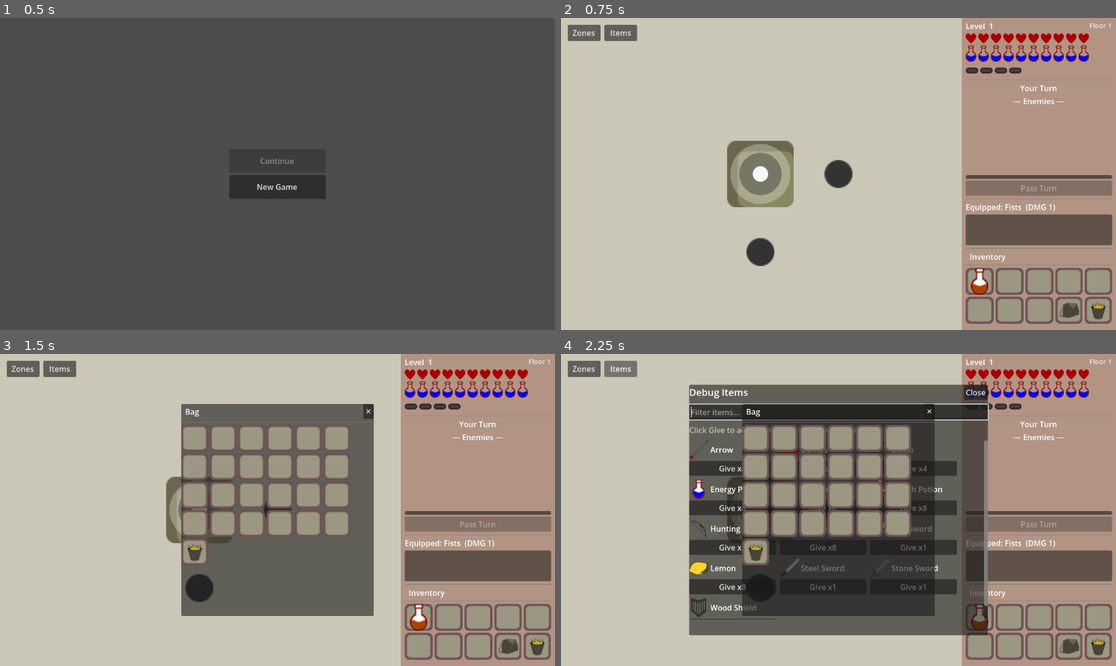
Above: before the commit, frames 1-4 (two rows, left to right).
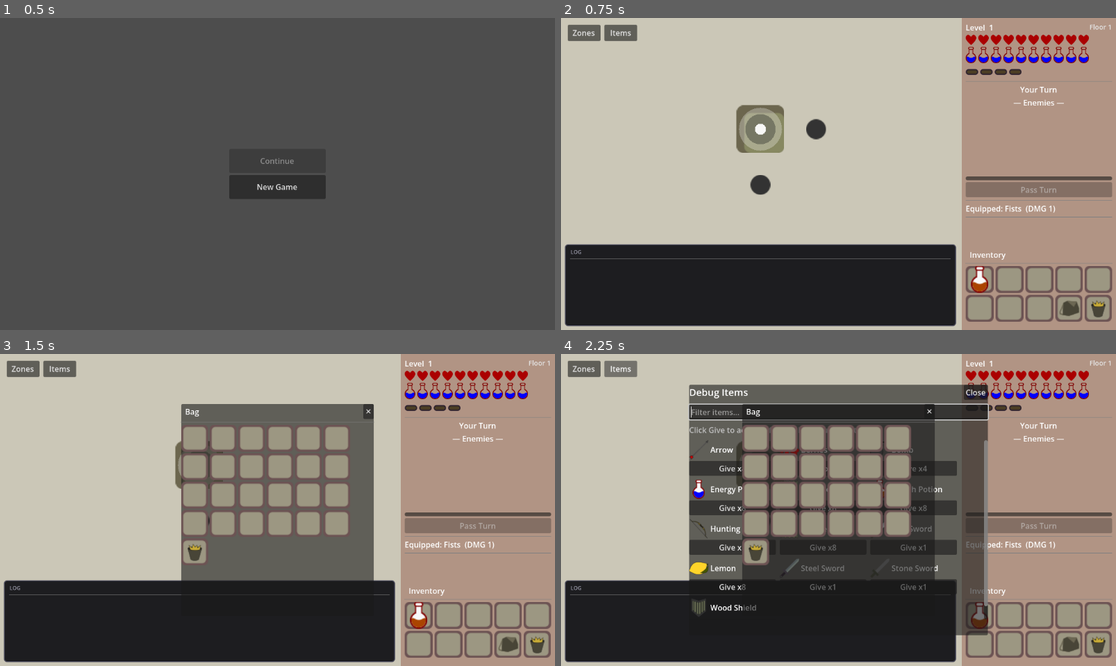
Above: after the commit, the same moments.

Repository: jiexdrop/run-reset
Game: Godot game, scene res://scenes/init.tscn
Two runs of this game, one before a commit and one after it. Both use one fixed random seed, a clock stepped at 60 frames per second and the inputs below.
Inputs (mouse positions are in pixels of both pictures, inside the frame that each line leads up to; where the layout moved, square brackets give the same spot in the first picture):
- Up to frame 1 (0.5 s): no input
- Up to frame 2 (0.75 s): click "New Game" at 0.5 s
- Up to frame 3 (1.5 s): click (510, 644) [510, 647] at 1.25 s
- Up to frame 4 (2.25 s): click "Items" at 2 s

Frame 1 is identical in both runs. In frame 2, 29% of the frame differs, in the area x 0-100%, y 1-99%; in frame 3, 26%; in frame 4, 23%.

Commit message:
chat log

Diff:
--- /dev/null
+++ b/scenes/chat_log.gd
@@ -0,0 +1,114 @@
+extends PanelContainer
+class_name ChatLog
+
+
+## ChatLog — bottom-left message window. Finds itself via group "chat_log";
+## combat_ui.gd forwards every _log() call here. Children are built in code.
+
+
+const MAX_PARAGRAPHS := 200
+const FONT_SIZE      := 14
+const HEADER_SIZE    := 11
+
+
+const COLOR_DEFAULT := Color(0.89, 0.89, 0.91)
+const COLOR_DAMAGE  := Color(1.00, 0.56, 0.52)
+const COLOR_STATUS  := Color(0.66, 0.84, 1.00)
+const COLOR_REWARD  := Color(1.00, 0.85, 0.42)
+const COLOR_HEAL    := Color(0.60, 0.90, 0.62)
+const COLOR_SYSTEM  := Color(0.62, 0.62, 0.68)
+
+
+var _text: RichTextLabel
+var _has_content := false
+
+
+
+
+func _ready() -> void:
+	add_to_group("chat_log")
+
+
+	var sb := StyleBoxFlat.new()
+	sb.bg_color = Color(0.07, 0.07, 0.09, 0.94)
+	sb.border_color = Color(0.28, 0.28, 0.34, 1.0)
+	sb.set_border_width_all(2)
+	sb.set_corner_radius_all(6)
+	sb.content_margin_left   = 12
+	sb.content_margin_right  = 12
+	sb.content_margin_top    = 8
+	sb.content_margin_bottom = 8
+	add_theme_stylebox_override("panel", sb)
+
+
+	var vbox := VBoxContainer.new()
+	vbox.add_theme_constant_override("separation", 4)
+	add_child(vbox)
+
+
+	var header := Label.new()
+	header.text = "LOG"
+	header.add_theme_font_size_override("font_size", HEADER_SIZE)
+	header.add_theme_color_override("font_color", COLOR_SYSTEM)
+	vbox.add_child(header)
+
+
+	vbox.add_child(HSeparator.new())
+
+
+	_text = RichTextLabel.new()
+	_text.size_flags_vertical = Control.SIZE_EXPAND_FILL
+	_text.size_flags_horizontal = Control.SIZE_EXPAND_FILL
+	_text.bbcode_enabled = true
+	_text.scroll_active = true
+	_text.scroll_following = true
+	_text.fit_content = false
+	_text.selection_enabled = false
+	_text.context_menu_enabled = false
+	_text.autowrap_mode = TextServer.AUTOWRAP_WORD_SMART
+	_text.mouse_filter = Control.MOUSE_FILTER_PASS
+	_text.add_theme_font_size_override("normal_font_size", FONT_SIZE)
+	_text.add_theme_color_override("default_color", COLOR_DEFAULT)
+	_text.add_theme_constant_override("line_separation", 3)
+	vbox.add_child(_text)
+
+
+
+
+func add_message(msg: String) -> void:
+	if msg == "" or _text == null:
+		return
+	var safe := msg.replace("[", "[lb]")
+	var line := "[color=#%s]%s[/color]" % [_color_for(msg).to_html(false), safe]
+	if _has_content:
+		_text.append_text("\n" + line)
+	else:
+		_text.append_text(line)
+		_has_content = true
+	while _text.get_paragraph_count() > MAX_PARAGRAPHS:
+		_text.remove_paragraph(0)
+
+
+
+
+## Keyword-based tint so damage, status, loot and rejected actions can be
+## told apart at a glance. Purely cosmetic: unmatched lines use the default.
+func _color_for(msg: String) -> Color:
+	for k in ["Wait for your turn", "Not enough", "pack is full", "need a Hunting Bow",
+			"already", "nothing to hit", "No enemy", "deflect", "scatter harmlessly"]:
+		if msg.contains(k):
+			return COLOR_SYSTEM
+	for k in [" hits you", "explodes!", "Poison flares", "gets through", "You died"]:
+		if msg.contains(k):
+			return COLOR_DAMAGE
+	for k in ["poisoned", "freezes", "frozen", "thaws", "Electrified", "stunned",
+			"Poison wears off", "current leaves", "steals"]:
+		if msg.contains(k):
+			return COLOR_STATUS
+	for k in ["Level up", "dropped:", "Picked up"]:
+		if msg.contains(k):
+			return COLOR_REWARD
+	for k in ["restore", "pick some berries"]:
+		if msg.contains(k):
+			return COLOR_HEAL
+	return COLOR_DEFAULT
--- a/scenes/combat_ui.gd
+++ b/scenes/combat_ui.gd
@@ -50,7 +50,6 @@
 @onready var mob_row:          HBoxContainer   = $MarginContainer/ContentArea/VBox/CombatSection/MobCarousel/MobScroll/MobRow
 @onready var attack_bar:       HFlowContainer  = $MarginContainer/ContentArea/VBox/AttackBar
 @onready var combat_section:   Control         = $MarginContainer/ContentArea/VBox/CombatSection
-@onready var log_label:        RichTextLabel   = $MarginContainer/ContentArea/VBox/LogLabel
 @onready var inv_ui:           Control         = $MarginContainer/ContentArea/InventoryUI
 @onready var effect_badge:     Control         = $MarginContainer/ContentArea/VBox/StatsSection/LevelRow/EffectBadge
 @onready var effect_icon:      TextureRect     = $MarginContainer/ContentArea/VBox/StatsSection/LevelRow/EffectBadge/Icon
@@ -66,6 +65,7 @@
 const CARD_WIDTH = 130
 
 var _bag_ui: Control = null
+var _chat: Node = null
 const ICONS_PER_ROW = 12
 
 const DEATH_VFX_DURATION = 1.5
@@ -84,7 +84,6 @@
 
 func _ready() -> void:
 	add_to_group("combat_ui")
-	_setup_log_label()
 	_setup_floor_label()
 	refresh_stats()
 	pass_turn_button.disabled = true
@@ -1116,20 +1115,13 @@
 
 
 func _log(msg: String, tooltip_msg: String = "") -> void:
-	if log_label == null:
-		return
 	if msg == "":
 		return
-	log_label.append_text(msg + "\n")
-	if log_label.get_paragraph_count() > 100:
-		log_label.remove_paragraph(0)
-
-
-## Locks the combat log to its scrollable history box: clears any editor
-## text and keeps the view pinned to the newest line.
-func _setup_log_label() -> void:
-	log_label.clear()
-	log_label.scroll_following = true
+	# Looked up lazily: ChatLog lives in main.tscn, outside this scene.
+	if _chat == null or not is_instance_valid(_chat):
+		_chat = get_tree().get_first_node_in_group("chat_log")
+	if _chat:
+		_chat.add_message(msg)
 
 
 func _clear_children(node: Node) -> void:
--- a/scenes/combat_ui.tscn
+++ b/scenes/combat_ui.tscn
@@ -3,13 +3,6 @@
 [ext_resource type="Script" uid="uid://dguq0wgu7kyfu" path="res://scenes/combat_ui.gd" id="1_combatui"]
 [ext_resource type="Texture2D" uid="uid://7gfohimiyr26" path="res://assets/ui/poison.png" id="2_34x8n"]
 [ext_resource type="PackedScene" uid="uid://bpu8ms8fk3kf1" path="res://scenes/inventory_ui.tscn" id="2_invui"]
-
-[sub_resource type="StyleBoxFlat" id="StyleBoxFlat_logbg"]
-bg_color = Color(0, 0, 0, 0.45)
-corner_radius_top_left = 4
-corner_radius_top_right = 4
-corner_radius_bottom_right = 4
-corner_radius_bottom_left = 4
 
 [node name="CombatUi" type="Control" unique_id=1815585971]
 layout_mode = 3
@@ -139,14 +132,6 @@
 layout_mode = 2
 size_flags_vertical = 0
 
-[node name="LogLabel" type="RichTextLabel" parent="MarginContainer/ContentArea/VBox" unique_id=200000014]
-custom_minimum_size = Vector2(0, 64)
-layout_mode = 2
-size_flags_horizontal = 3
-size_flags_vertical = 0
-theme_override_styles/normal = SubResource("StyleBoxFlat_logbg")
-scroll_following = true
-
 [node name="Separator3" type="HSeparator" parent="MarginContainer/ContentArea/VBox" unique_id=200000015]
 layout_mode = 2
 size_flags_vertical = 0
--- a/scenes/main.gd
+++ b/scenes/main.gd
@@ -3,7 +3,7 @@
 const DebugItemBrowser = preload("res://scenes/debug_item_browser.gd")
 const DebugZoneBrowser = preload("res://scenes/debug_zone_browser.gd")
 
-@onready var game: Node2D = $HBoxContainer/SubViewportContainer/SubViewport/Game
+@onready var game: Node2D = $HBoxContainer/LeftColumn/SubViewportContainer/SubViewport/Game
 @onready var combat_ui: Control = $HBoxContainer/CombatUi
 
 func _ready() -> void:
--- a/scenes/main.tscn
+++ b/scenes/main.tscn
@@ -3,6 +3,7 @@
 [ext_resource type="PackedScene" uid="uid://caxkx57v2uspr" path="res://scenes/game.tscn" id="1_o5qli"]
 [ext_resource type="Script" uid="uid://cn0wqjy0x7hya" path="res://scenes/main.gd" id="1_sugp2"]
 [ext_resource type="PackedScene" uid="uid://bhwyuf84ejc14" path="res://scenes/combat_ui.tscn" id="2_0wfyh"]
+[ext_resource type="Script" path="res://scenes/chat_log.gd" id="3_chatlog"]
 
 [node name="Main" type="Control" unique_id=762636957]
 layout_mode = 3
@@ -21,19 +22,37 @@
 grow_horizontal = 2
 grow_vertical = 2
 
-[node name="SubViewportContainer" type="SubViewportContainer" parent="HBoxContainer" unique_id=2138977499]
+[node name="LeftColumn" type="VBoxContainer" parent="HBoxContainer"]
+layout_mode = 2
+size_flags_horizontal = 3
+size_flags_vertical = 3
+theme_override_constants/separation = 8
+
+[node name="SubViewportContainer" type="SubViewportContainer" parent="HBoxContainer/LeftColumn" unique_id=2138977499]
 layout_mode = 2
 size_flags_horizontal = 3
 size_flags_vertical = 3
 stretch = true
 
-[node name="SubViewport" type="SubViewport" parent="HBoxContainer/SubViewportContainer" unique_id=1613080439]
+[node name="SubViewport" type="SubViewport" parent="HBoxContainer/LeftColumn/SubViewportContainer" unique_id=1613080439]
 handle_input_locally = false
 physics_object_picking = true
 size = Vector2i(828, 648)
 render_target_update_mode = 4
 
-[node name="Game" parent="HBoxContainer/SubViewportContainer/SubViewport" unique_id=1830284763 instance=ExtResource("1_o5qli")]
+[node name="Game" parent="HBoxContainer/LeftColumn/SubViewportContainer/SubViewport" unique_id=1830284763 instance=ExtResource("1_o5qli")]
+
+[node name="ChatMargin" type="MarginContainer" parent="HBoxContainer/LeftColumn"]
+layout_mode = 2
+theme_override_constants/margin_left = 8
+theme_override_constants/margin_right = 8
+theme_override_constants/margin_bottom = 8
+
+[node name="ChatLog" type="PanelContainer" parent="HBoxContainer/LeftColumn/ChatMargin"]
+custom_minimum_size = Vector2(0, 170)
+layout_mode = 2
+size_flags_horizontal = 3
+script = ExtResource("3_chatlog")
 
 [node name="CombatUi" parent="HBoxContainer" unique_id=1815585971 instance=ExtResource("2_0wfyh")]
 custom_minimum_size = Vector2(320, 0)
Not shown, added: scenes/chat_log.gd.uid
